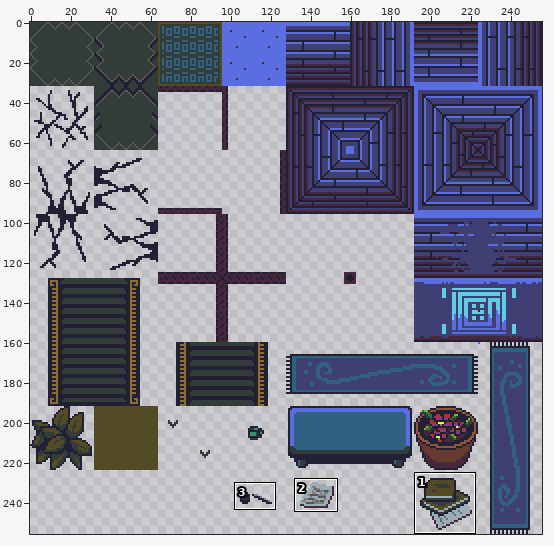
Pixel-art file: assets/imgs/tileset-demo-sepia.ase. Above: a wide view before the commit, with the close-up outlined.
Close-up. The starting point:
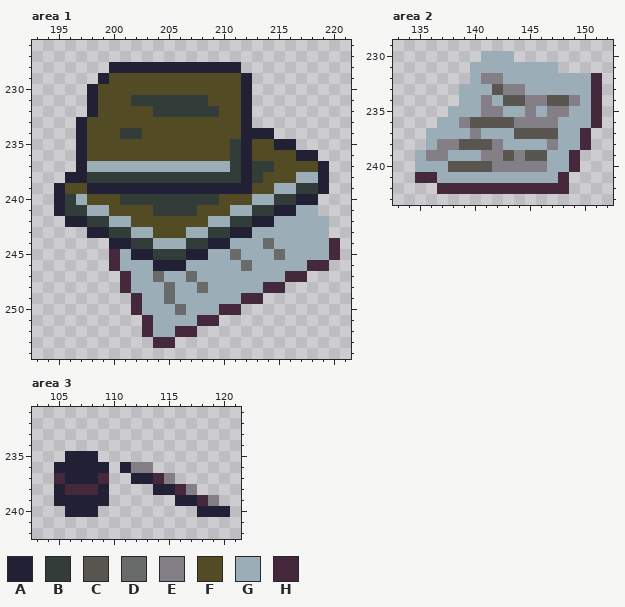
256x256 pixels, 1 frame. Colours within 5 levels of each other are drawn and written as one. Shown: area 1: x 193..221, y 226..254; area 2: x 133..152, y 229..243; area 3: x 103..121, y 231..242. The commit also changed other parts of the picture, which this record leaves out.
Palette (. is transparent): A #222034  B #323c39  C #595652  D #696a6a  E #847e87  F #524b24  G #9badb7  H #45283c
The result:
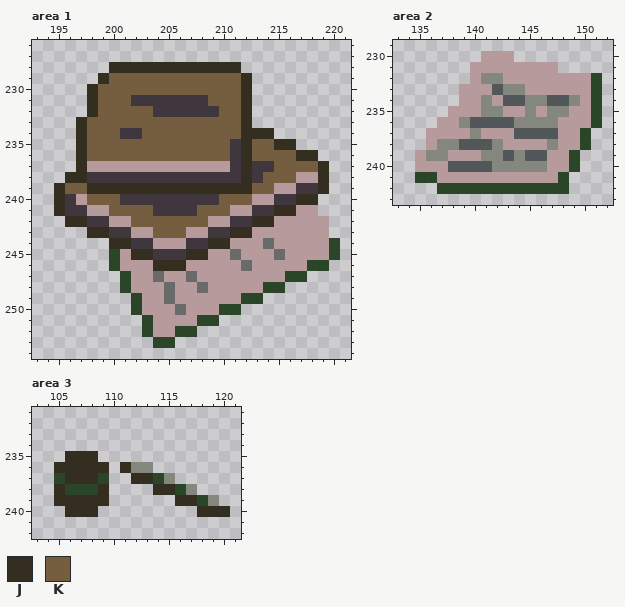
Colours new in this view: J #342e20  K #745e3f
Change:
colour B: #323c39 -> #40363d
colour C: #595652 -> #525859
colour E: #847e87 -> #84877e
colour G: #9badb7 -> #b79b9c
colour H: #45283c -> #2b4528
Changed rows in their new state; - is a pixel that keeps its letter.
Area 1:
first column x 195:
228 -----JJJJJJJJJJJJ--------
229 ----JKKKKKKKKKKKKJ-------
230 ---JKKKKKKKKKKKKKJ-------
231 ---JKKK-------KKKJ-------
232 ---JKKKKK------KKJ-------
233 --JKKKKKKKKKKKKKKJ-------
234 --JKKK--KKKKKKKKKJJJ-----
235 --JKKKKKKKKKKKKK-JKKJJ---
236 --JKKKKKKKKKKKKK-JKKKKJJ-
237 --J--------------J--KKKKJ
238 -JJ--------------J-KKK--J
239 JKKJJJJJJJJJJJJJJJKK----J
240 J--KKK---------KKK----JJ-
241 J----KKKK----KKK----JJ---
242 -JJ----KKKKKKK----JJ-----
243 ---JJ----KKK----JJ-------
244 -----JJ-------JJ---------
245 -------JJ---JJ-----------
246 ---------JJJ-------------
Area 3:
first column x 105:
235 -JJJ------------
236 JJJJJ-J---------
237 -JJJ---JJ-------
238 J---J----JJ-----
239 JJJJJ------JJ---
240 -JJJ---------JJJ
